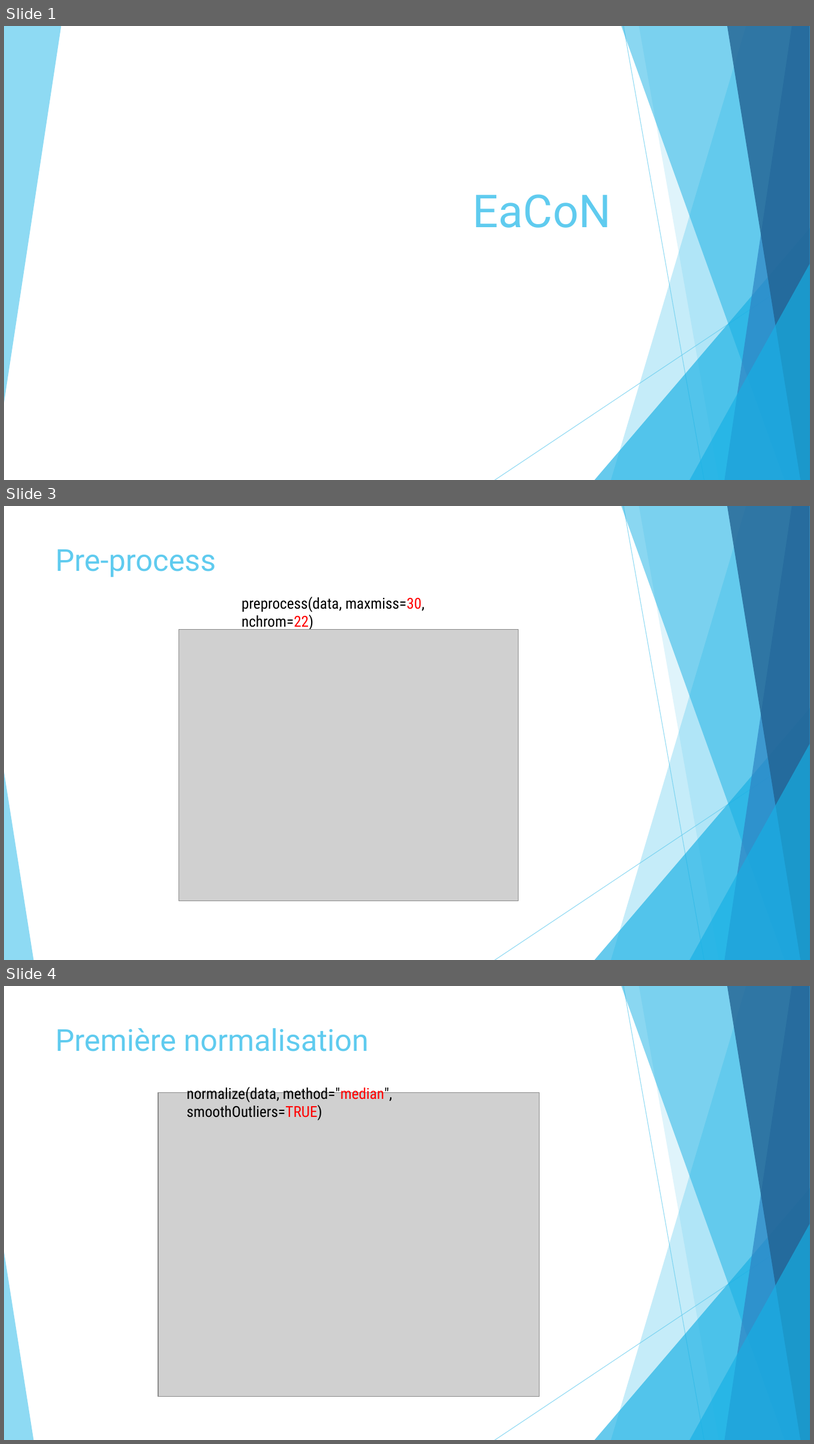
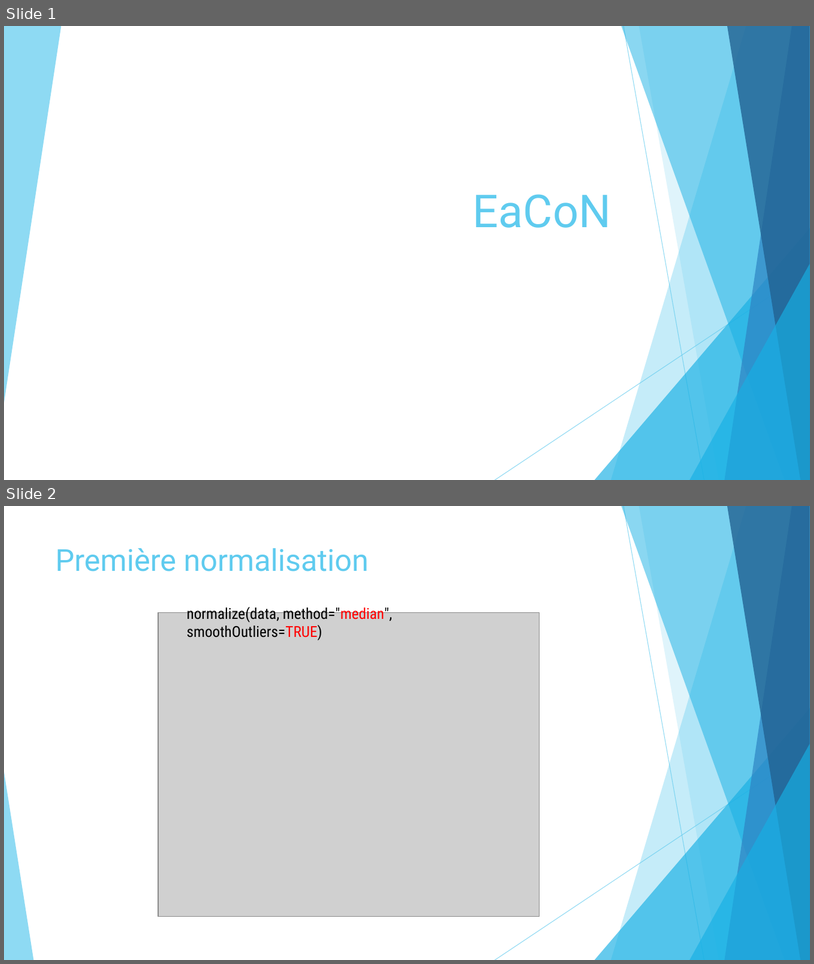
Before and after one commit to Elie-Bordron/DEA-dataviz, a slide deck: docs/docs_I_made/slides/EaCoN.pptx. Shown one above the other, each under a label of ours: slides 1, 3 and 4 before the commit, slides 1 and 2 after it; the slides between them are not shown. The pictures are 814x1444 and 814x964 pixels, drawn with LibreOffice and Linux fonts; fonts in the diff are those of the drawing; grey boxes stand for pictures. Boxes give left, top, right and bottom in pixels: in the first picture for what was removed or moved away, otherwise in the second. Text is boxed around its words. In the diff, an @@ line names an element or a change of style, - is before the commit and + after.

```diff
--- a/docs/docs_I_made/slides/EaCoN.pptx
+++ b/docs/docs_I_made/slides/EaCoN.pptx
@@ slide 3 removed at [4, 506, 810, 960], background #FFFFFF; not listed: 10 template elements that a slide beside it also shows @@
@@ title removed at [56, 549, 216, 577] @@
-Pre-process
@@ text removed at [242, 597, 425, 630] @@
-preprocess(data, maxmiss=30, nchrom=22)
@@ picture removed at [179, 630, 519, 900] @@
@@ what was slide 4 is now slide 2 @@
```
Also in this commit, not shown: 1 other slide removed, 15 other files.
